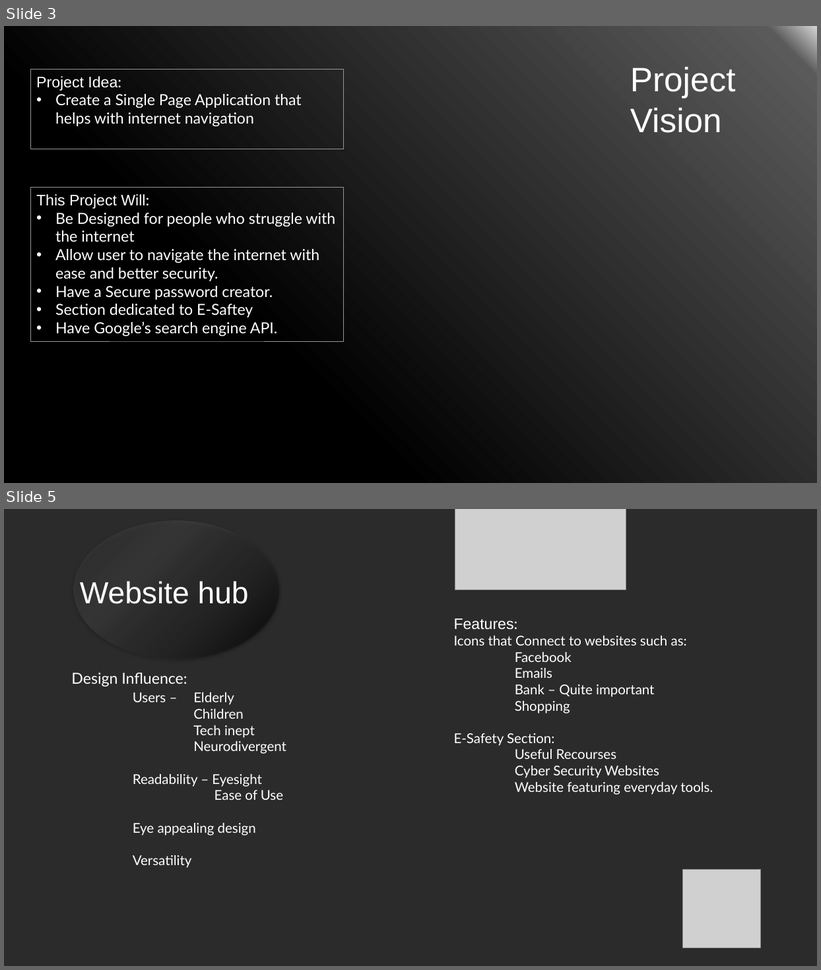
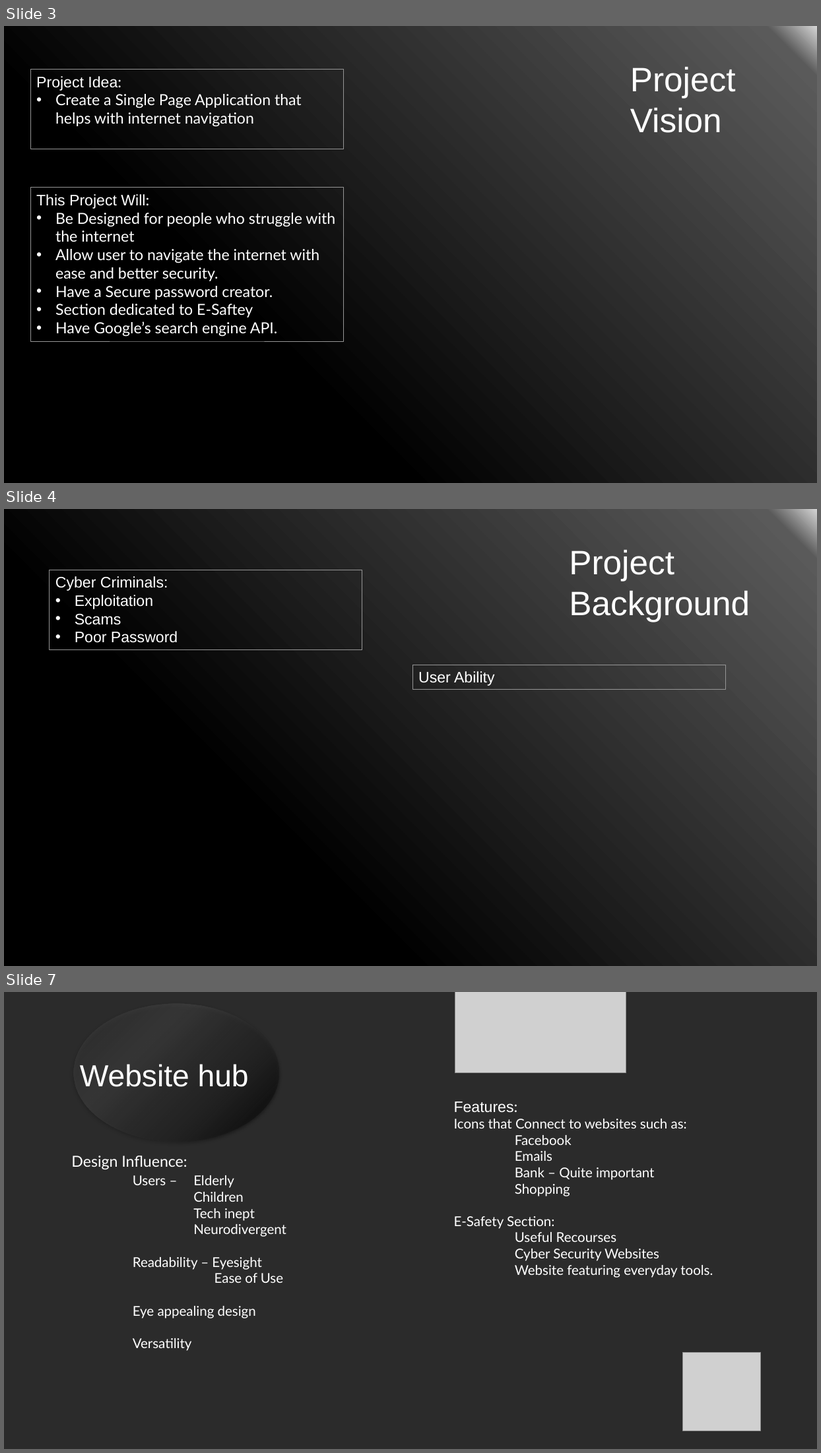
Before and after one commit to Niko-PL/Nikodem-Drabik-1004-Project, a slide deck: Project White Spectra.pptx. Shown one above the other, each under a label of ours: slides 3 and 5 before the commit, slides 3, 4 and 7 after it; the slides between them are not shown. The pictures are 821x970 and 821x1453 pixels, drawn with LibreOffice and Linux fonts; fonts in the diff are those of the drawing; grey boxes stand for pictures; background and template pictures are left out; a plain dark background stands for a picture behind light text. Boxes give left, top, right and bottom in pixels: in the first picture for what was removed or moved away, otherwise in the second. Text is boxed around its words. In the diff, an @@ line names an element or a change of style, - is before the commit and + after.

```diff
--- a/Project White Spectra.pptx
+++ b/Project White Spectra.pptx
@@ slide 4 added at box(4, 509, 817, 966), background gradient #D5D5D5 to #5A5A5A to #000000 @@
@@ text added at box(569, 550, 750, 622), 40 pt, text #FFFFFF @@
+Project Background
@@ rectangle added at box(50, 570, 362, 650), outline #969696 0.75 pt, 18 pt, text #FFFFFF @@
+Cyber Criminals:
+• Exploitation
+• Scams
+• Poor Password
@@ rectangle added at box(413, 665, 725, 689), outline #969696 0.75 pt, 18 pt, text #FFFFFF @@
+User Ability
@@ what was slide 5 is now slide 7 @@
```
Also in this commit, not shown: 5 slides changed, 5 other slides added, 3 other files.
